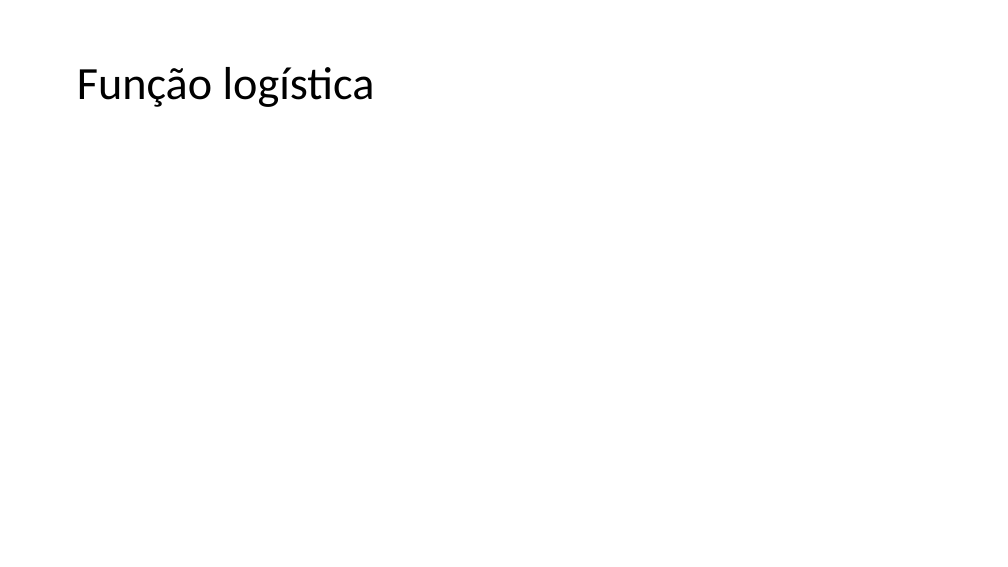
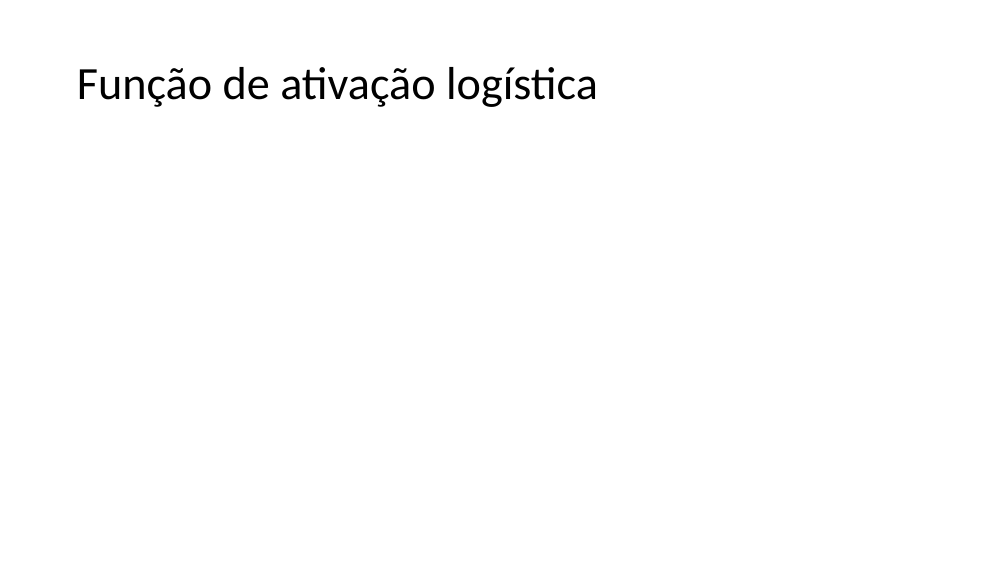
Before and after one commit to zz4fap/t320_aprendizado_de_maquina, a slide deck: slide 14 of slides/T320_Redes_Neurais_Artificiais (Parte II).pptx. Drawn at 1008x567 pixels with LibreOffice and Linux fonts; fonts in the diff are those of the drawing; grey boxes stand for pictures. Boxes give left, top, right and bottom in pixels: in the first picture for what was removed or moved away, otherwise in the second. Text is boxed around its words. In the diff, an @@ line names an element or a change of style, - is before the commit and + after.

```diff
--- a/slides/T320_Redes_Neurais_Artificiais (Parte II).pptx
+++ b/slides/T320_Redes_Neurais_Artificiais (Parte II).pptx
@@ title at [77, 67, 598, 107]: text changed @@
-Função logística
+Função de ativação logística
```
Also in this commit, not shown: 17 other slides changed, 3 slides added, 1 other file.
